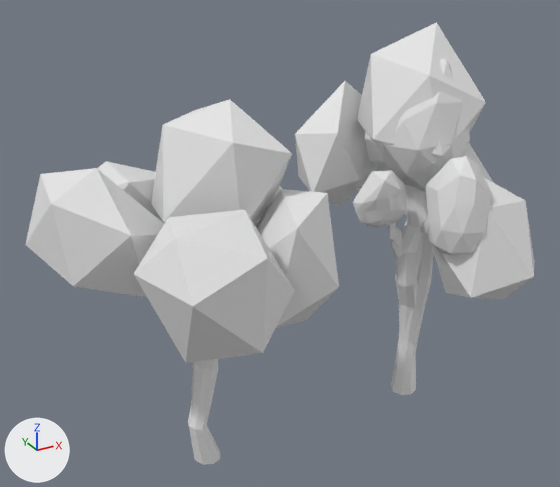
An edit to the FBX model Scummy/Assets/FromBlender/tree2.fbx, drawn before and after from the same camera.
One viewpoint serves both versions: a 50 mm lens placed at (-34.3, -41.6, 34.9), pointed at (-11.1, 0.6, 13.8). The lights are fixed; the arrows at lower left show +X, +Y and +Z.

In view in the first picture: 'tree 2', 'tree 2.001', 'tree 3'.
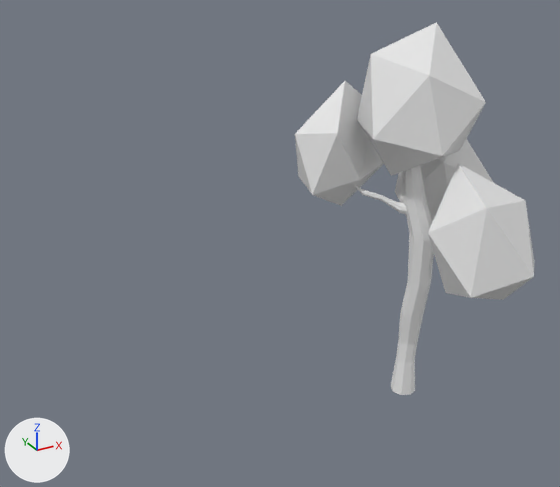
Where the change shows, as pixel boxes [x1, y1, x2, y2] in the pictures (560 x 487 px):
'tree 3', deleted
    before: [25, 99, 339, 465]
'tree 2.001', deleted
    before: [353, 58, 493, 393]

Diff of the bpy script that builds the scene:
```diff
--- a/Scummy/Assets/FromBlender/tree2.fbx.py
+++ b/Scummy/Assets/FromBlender/tree2.fbx.py
@@ ob_tree_2_001 @@
-ob_tree_2_001 = bpy.data.objects.new('tree 2.001', me_cylinder_004)
-ob_tree_2_001.location = (0.0, 0.0, 0.0)
@@ ob_tree_3 @@
-ob_tree_3 = bpy.data.objects.new('tree 3', me_cylinder_002)
-ob_tree_3.location = (-16.81, 0.0, 0.0)
```
